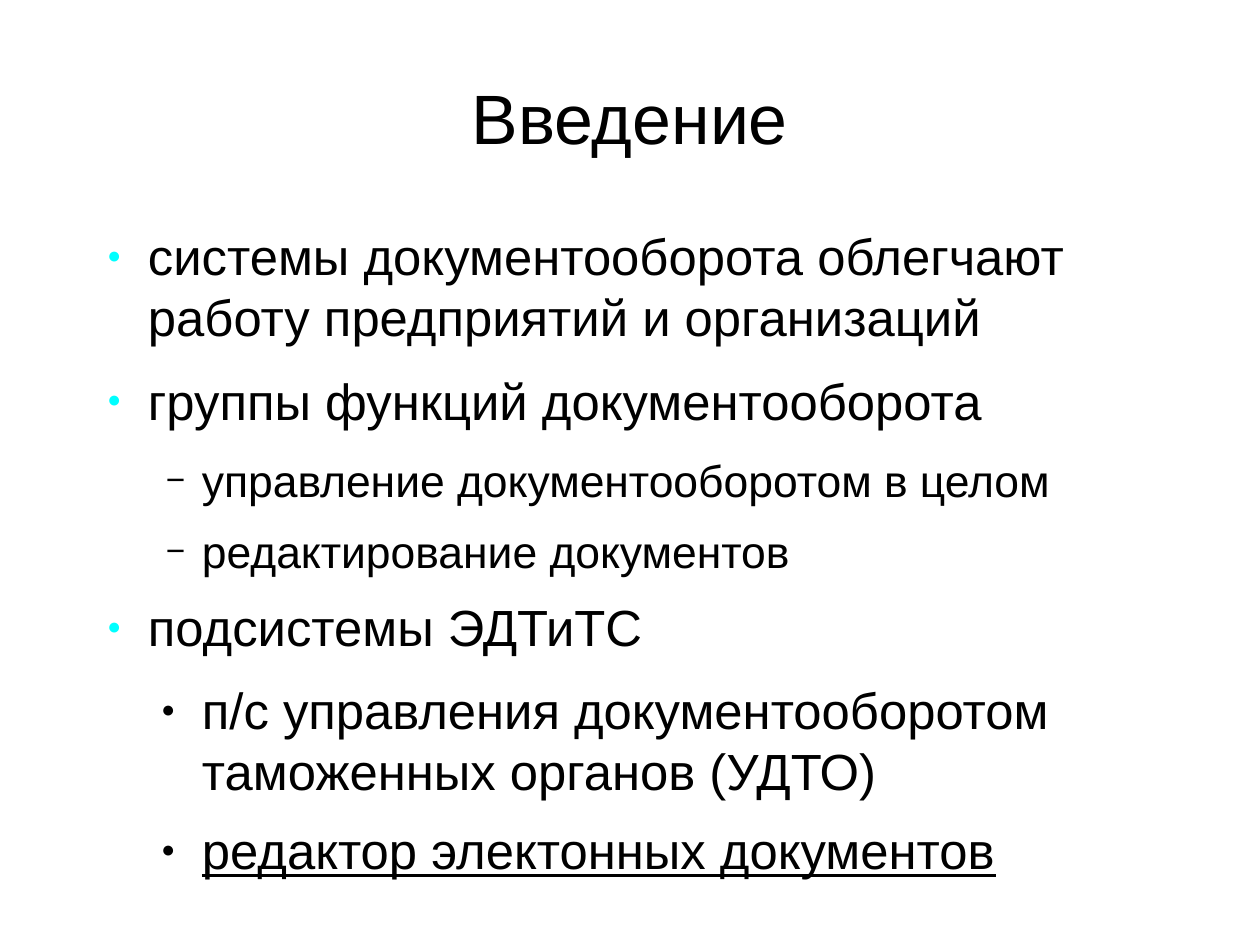
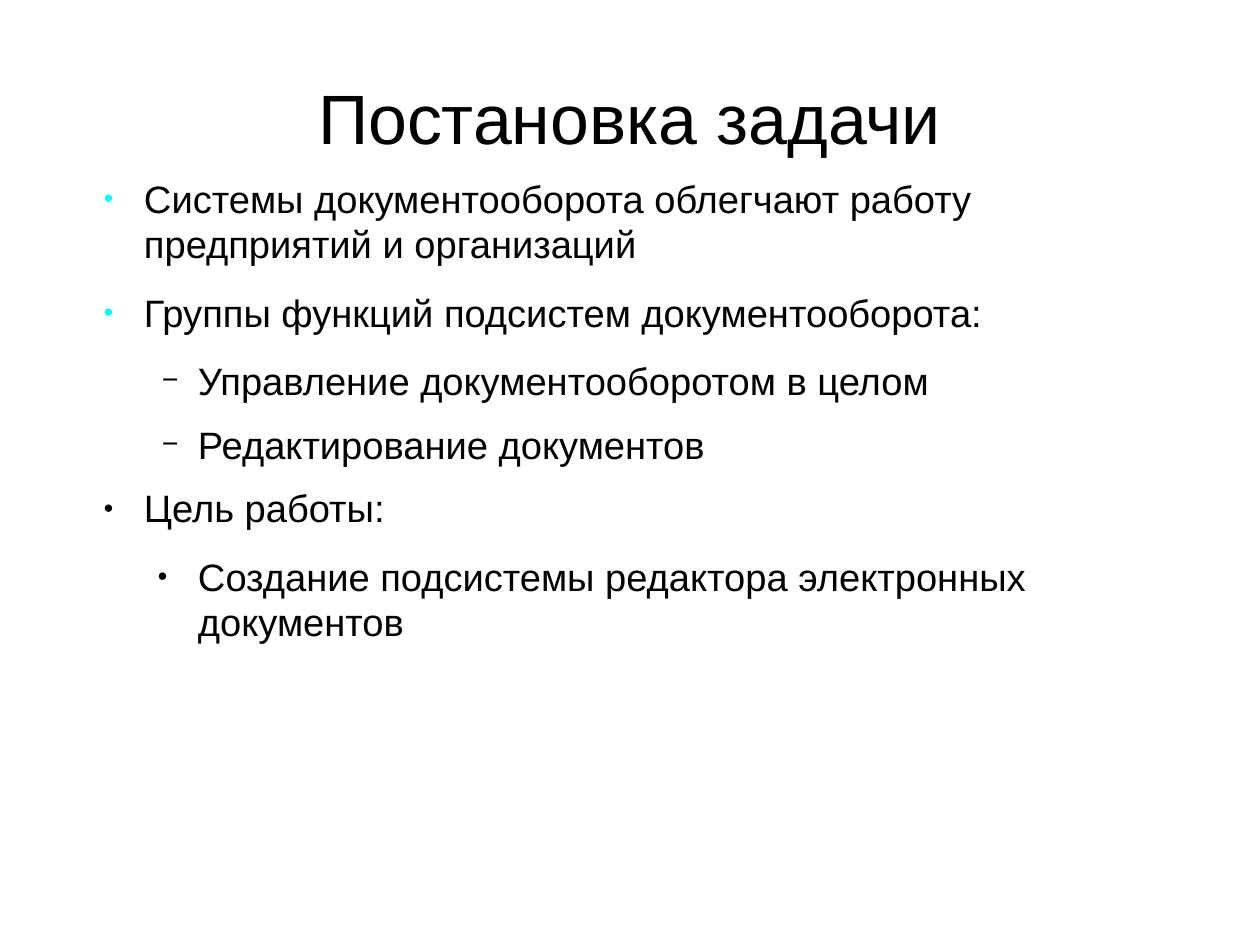
Before and after one commit to aeremenok/a-team-777, a slide deck: slide 2 of diploma/eav/diploma/demo.odp. Drawn at 1260x945 pixels with LibreOffice and Linux fonts; fonts in the diff are those of the drawing. Boxes give left, top, right and bottom in pixels: in the first picture for what was removed or moved away, otherwise in the second. Text is boxed around its words. In the diff, an @@ line names an element or a change of style, - is before the commit and + after.

```diff
--- a/diploma/eav/diploma/demo.odp
+++ b/diploma/eav/diploma/demo.odp
@@ title at <box>318,96,941,157</box>: text changed @@
-Введение
+Постановка задачи
@@ text at <box>144,185,1025,644</box>: text changed; size 32 to 24 pt @@
-● системы документооборота облегчают работу предприятий и организаций
-● группы функций документооборота
-  − управление документооборотом в целом
-  − редактирование документов
-● подсистемы ЭДТиТС
-  ● п/с управления документооборотом таможенных органов (УДТО)
-  ● редактор электонных документов
+● Системы документооборота облегчают работу предприятий и организаций
+● Группы функций подсистем документооборота:
+  − Управление документооборотом в целом
+  − Редактирование документов
+● Цель работы:
+  ● Создание подсистемы редактора электронных документов
```
Also in this commit, not shown: 11 other slides changed, 1 slide added, 2 slides removed, 2 other files.
